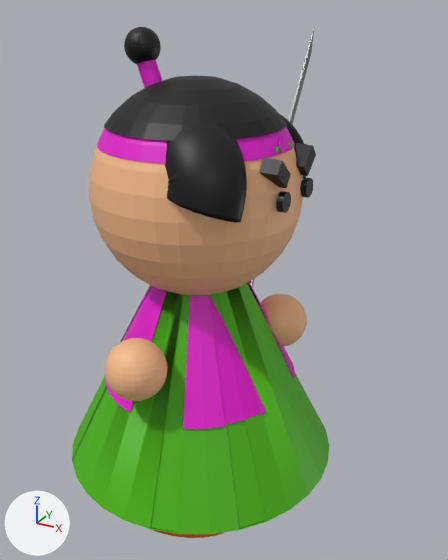
The FBX model momotaro.fbx: old version first, new version second.
Both versions are drawn from a 50 mm lens placed at (2.09, -3.42, 2.12), pointed at (0.0, 0.37, 0.22). The lights are fixed; the arrows at lower left show +X, +Y and +Z. The older version comes first. Both versions are drawn at frame 18 of the action '平面.001|平面.001アクション'; the numbers are the values there. Vertices at exactly the same position are counted once.

The first picture shows '平面.001', '平面.002', '平面.003', '平面.004'.
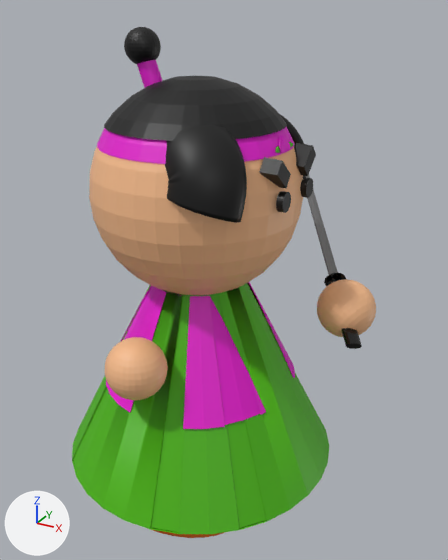
Boxes (x1, y1, x2, y2) around the edits, measured in the pictures (448 x 560 px):
'平面.001', reshaped, moved, turned: before (259, 294, 307, 347); after (306, 174, 376, 349)
'平面.002', moved: before (105, 338, 168, 401); after (105, 337, 168, 400)
'平面.004', deleted (mostly hidden): before (249, 26, 315, 286)
    faces in mat_マテリアル_011 (grey #868686): (289, 26, 315, 125)
part 1 of me_平面_001, added: after (328, 279, 362, 349)
part 2 of me_平面_001, added: after (324, 273, 346, 286)
part 3 of me_平面_001, added: after (306, 174, 338, 275)

Edits to the bpy script that builds the scene:
```text
Change me_平面_001:
    used by ob_平面_001; location = (0.443, 0.442, -0.041); rotation_euler = (-3.041, 0.231, 0.0263), in degrees (-174, 13, 1.5); scale = (0.124, 0.118, 0.0384)
    remove me_平面_001.from_pydata(...)  # 964 vertices, 1024 faces; spans x -1.61..1.61, y -1.7..1.7, z -5.2..5.2
    add me_平面_001.from_pydata(...)  # 1227 vertices, 1216 faces; spans x -2.48..15.43, y -6.63..1.7, z -21.57..5.2
    me_平面_001 part 1: a new loose piece of 128 vertices spanning x -2.48..2.09, y -1.35..1.16, z -3.13..4.04, in mat_material (black #000000)
    me_平面_001 part 2: a new loose piece of 32 vertices spanning x 1.57..2.25, y -1.56..-0.29, z -4.36..-0.56, in mat_material (black #000000)
    me_平面_001 part 3: a new loose piece of 21 vertices spanning x 1.75..15.43, y -6.63..-0.6, z -21.57..-2.15, in mat_マテリアル_011 (grey #868686)
    other edits to the shape of me_平面_001 do not show in these pictures
    add me_平面_001.materials.append(mat_マテリアル_011)  # grey #868686
    add me_平面_001.materials.append(mat_material)  # black #000000
Remove ob_平面_004:
    ob_平面_004 = bpy.data.objects.new('平面.004', me_平面_004)
    ob_平面_004.location = (0.043, 1.078, 0.682)
    ob_平面_004.rotation_euler = (-2.108, -0.549, 1.849)  # degrees (-121, -31, 106)
    ob_平面_004.scale = (0.124, 0.118, 0.0384)
Change ob_平面_002:
    ob_平面_002.location: (-0.051, -0.704, 0.003) -> (-0.05, -0.703, 0.008)
Change ob_平面_001:
    ob_平面_001.location: (0.443, 0.442, -0.041) -> (0.975, 0.334, 0.231)
    ob_平面_001.rotation_euler: (-3.041, 0.231, 0.0263) -> (0.0298, 3.139, -1.33)  # degrees (-174, 13, 1.5) -> degrees (1.7, 180, -76)
```
